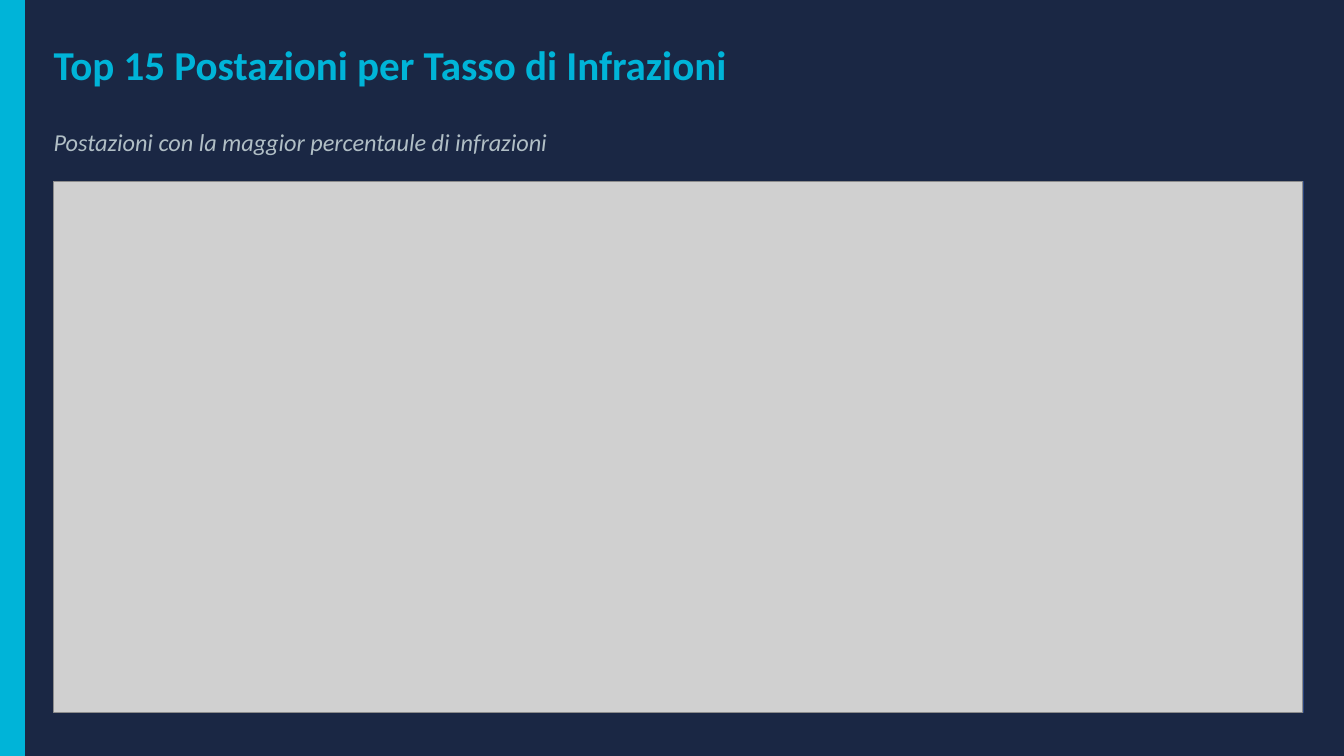
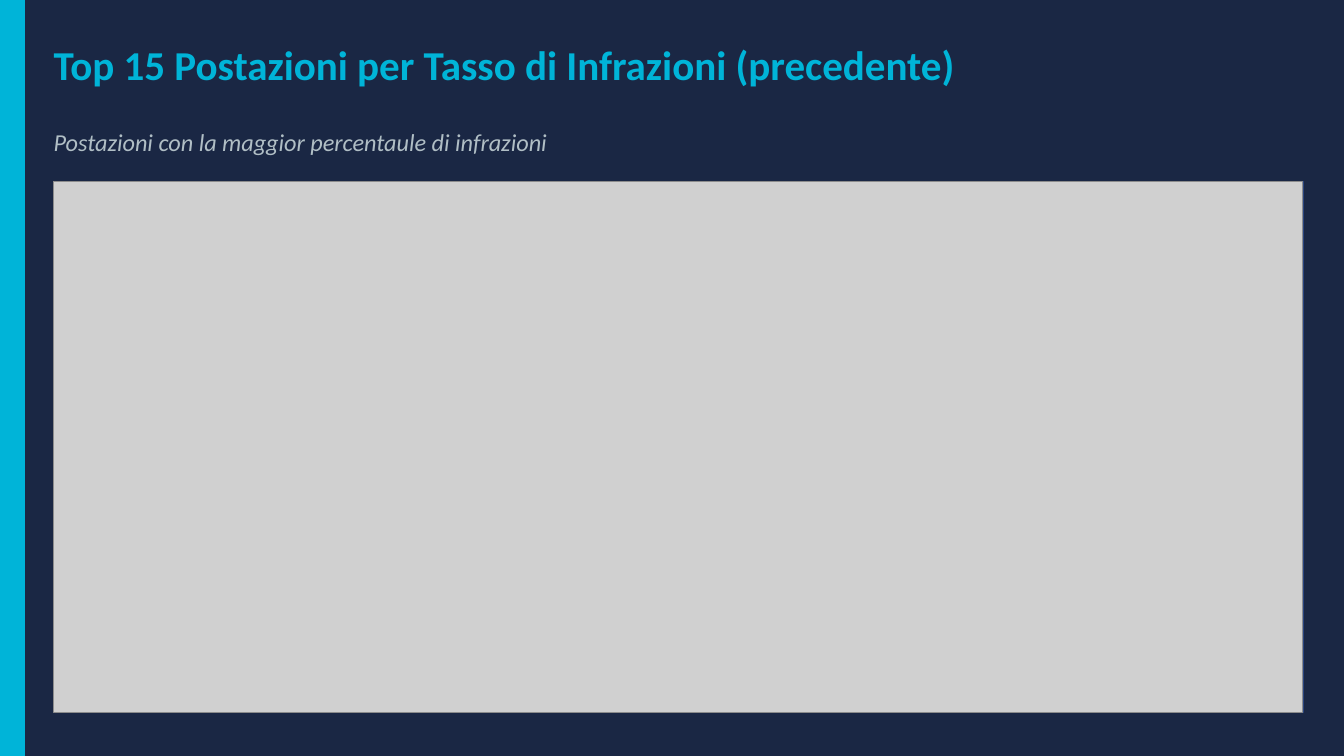
Before and after one commit to pezzandre/dataScience2, a slide deck: slide 3 of speed_monitoring.pptx. Drawn at 1344x756 pixels with LibreOffice and Linux fonts; fonts in the diff are those of the drawing; grey boxes stand for pictures. Boxes give left, top, right and bottom in pixels: in the first picture for what was removed or moved away, otherwise in the second. Text is boxed around its words. In the diff, an @@ line names an element or a change of style, - is before the commit and + after.

```diff
--- a/speed_monitoring.pptx
+++ b/speed_monitoring.pptx
@@ text at <box>54,50,955,87</box>: text changed @@
-Top 15 Postazioni per Tasso di Infrazioni
+Top 15 Postazioni per Tasso di Infrazioni (precedente)
```
Also in this commit, not shown: 2 other slides changed, 2 slides added, 2 slides removed.
